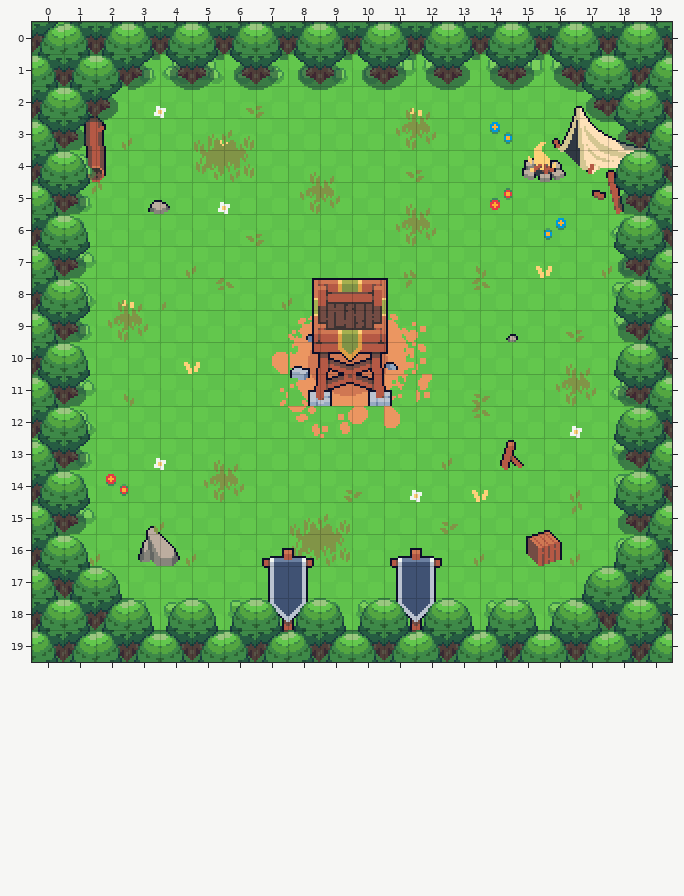
Level history. Tiled map (JSON): public/assets/td/tiles/Map TD .tmj. The picture above was drawn from the file before the commit.
Cells are 16x16 px. Shown: x 0..19, y 0..19.
After:
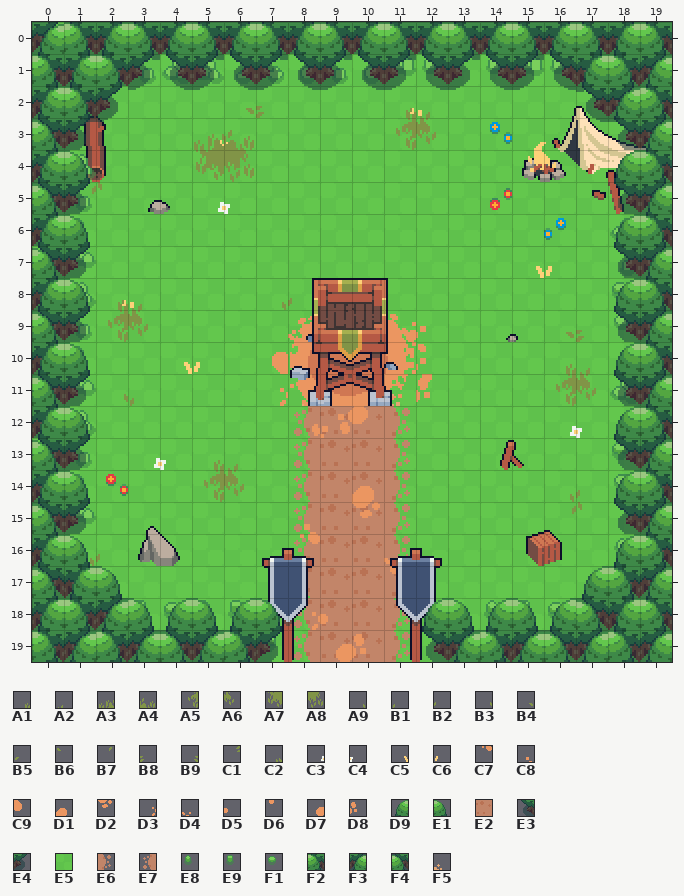
Key: from "Object Tileset TD": A1 182, A2 183, A3 194, A4 195, A5 242, A6 243, A7 254, A8 255, A9 1190, B1 1190 flipped left-right, B2 1191, B3 1191 flipped left-right, B4 1196, B5 1196 flipped left-right, B6 1196 turned 180, B7 1196 turned 270, B8 1197, B9 1197 flipped left-right, C1 1197 turned 180, C2 1197 turned 270, C3 1466, C4 1467, C5 1742, C6 1743, C7 2042 turned 270, C8 2043 turned 270, C9 2048 turned 180, D1 2048 turned 90, D2 2049 turned 90, D3 2054, D4 2054 turned 90, D5 2055, D6 2055 turned 90, D7 2072, D8 2073; from "tileset_sunnysideworld": D9 119, E1 120, E2 142, E3 183, E4 186, E5 193, E6 206 turned 270, E7 206 turned 90, E8 220, E9 221, F1 222, F2 248, F3 312, F4 313, F5 399 turned 270.
__ is an empty cell.
The exact change:
Layer "Plaine":
The author changed tile E5 to tile E2 in rows 12 to 19 at x 9 to 10.
Layer "Rock":
The author changed tile C9 to tile E6 in row 12 at x 11.
Tile E6 now appears in rows 13 to 19 at x 11.
The author changed tile D2 to tile E7 in row 12 at x 8.
Tile E7 now appears in rows 13 to 19 at x 8.
Layer "little herb":
Tile C7 now appears in row 16 at x 8.
Tile C8 now appears in row 15 at x 8.
The author changed tile B5 to tile D1 in row 14 at x 10.
Tile D2 now appears in row 15 at x 10.
Tile D3 now appears in row 18 at x 8.
Tile D4 now appears in row 16 at x 11.
Tile D5 now appears in row 18 at x 9.
Tile D6 now appears in row 17 at x 11.
Tile D7 now appears in row 19 at x 9.
Tile D8 now appears in row 19 at x 10.
Tile F5 now appears in row 11 at x 11.
Tile A9 is gone in row 3 at x 2; in row 7 at x 4 and 17; in row 13 at x 12; in row 15 at x 3; in row 16 at x 4, 13 and 16.
Tile B1 is gone in row 7 at x 14; in row 8 at x 4.
Tile B2 is gone in row 3 at x 3; in row 7 at x 5 and 18; in row 13 at x 13; in row 15 at x 4; in row 16 at x 5, 14 and 17.
Tile B3 is gone in row 7 at x 13.
Tile B4 is gone in row 4 at x 11; in row 6 at x 6.
Tile B5 is gone in row 11 at x 14; in row 15 at x 13.
Tile B6 is gone in row 8 at x 6 and 14; in row 12 at x 14.
Tile B7 is gone in row 8 at x 11.
Tile B8 is gone in row 4 at x 12; in row 6 at x 7.
Tile B9 is gone in row 11 at x 13; in row 14 at x 9; in row 15 at x 12.
Tile C1 is gone in row 8 at x 5 and 13; in row 12 at x 13.
Tile C2 is gone in row 7 at x 11.
Tile C5 is gone in row 14 at x 13.
Tile C6 is gone in row 14 at x 14.
Layer "Mousse arbre/ tente/ fleur":
Tile E8 is gone in row 18 at x 10.
Tile E9 is gone in row 18 at x 8 and 11.
Tile F1 is gone in row 18 at x 9.
Layer "Herbe gris/ jonquille/ bois":
Tile A1 is gone in row 4 at x 8; in row 5 at x 11.
Tile A2 is gone in row 4 at x 9; in row 5 at x 12.
Tile A3 is gone in row 15 at x 8.
Tile A4 is gone in row 15 at x 9.
Tile A5 is gone in row 5 at x 8; in row 6 at x 11.
Tile A6 is gone in row 5 at x 9; in row 6 at x 12.
Tile A7 is gone in row 16 at x 8.
Tile A8 is gone in row 16 at x 9.
Tile C3 is gone in row 2 at x 3; in row 14 at x 11.
Tile C4 is gone in row 2 at x 4; in row 14 at x 12.
Layer "Forest":
The author changed tile F2 to tile E3 in row 19 at x 12.
The author changed tile F3 to tile E4 in row 19 at x 7.
Tile D9 is gone in row 18 at x 8 and 10.
Tile E1 is gone in row 18 at x 9 and 11.
Tile F2 is gone in row 19 at x 8.
Tile F3 is gone in row 19 at x 9 and 11.
Tile F4 is gone in row 19 at x 10.
